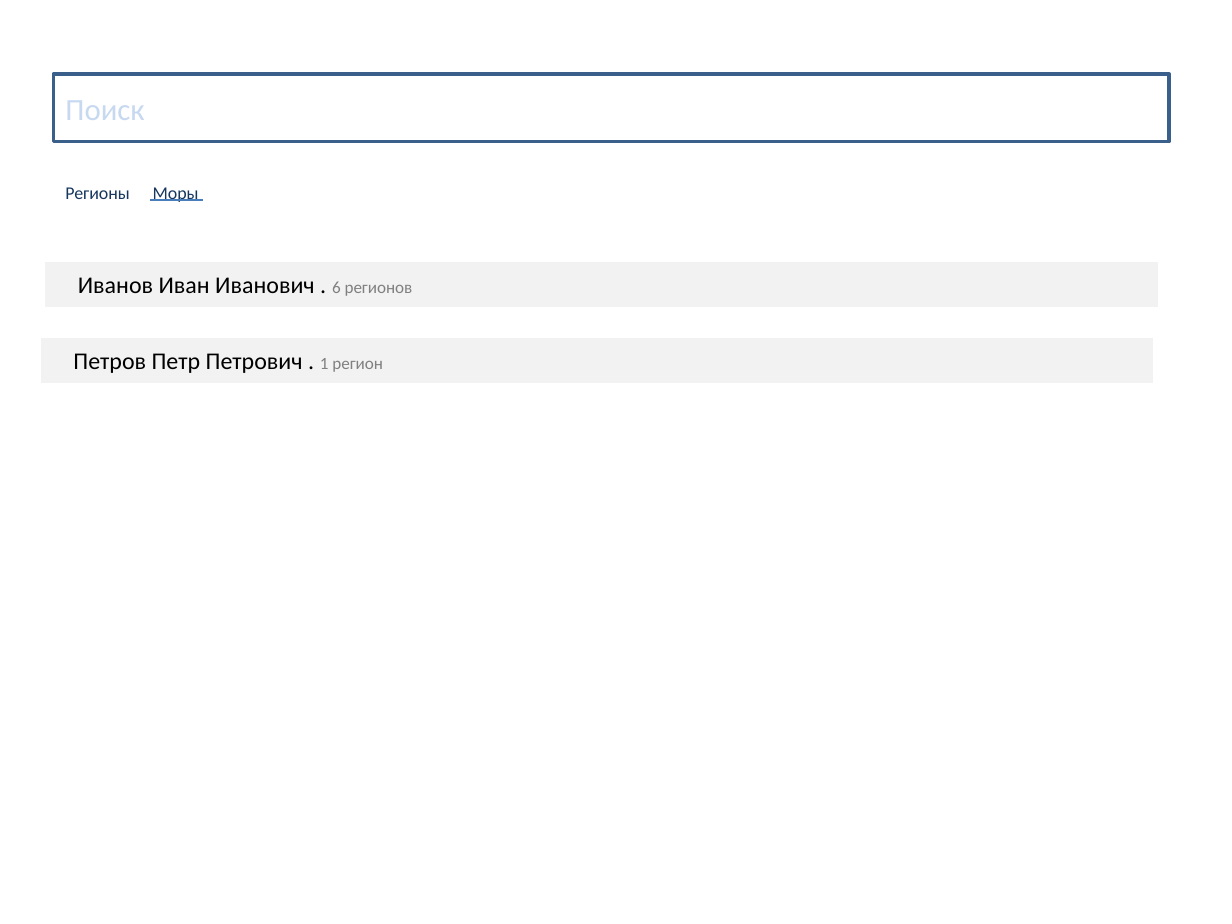
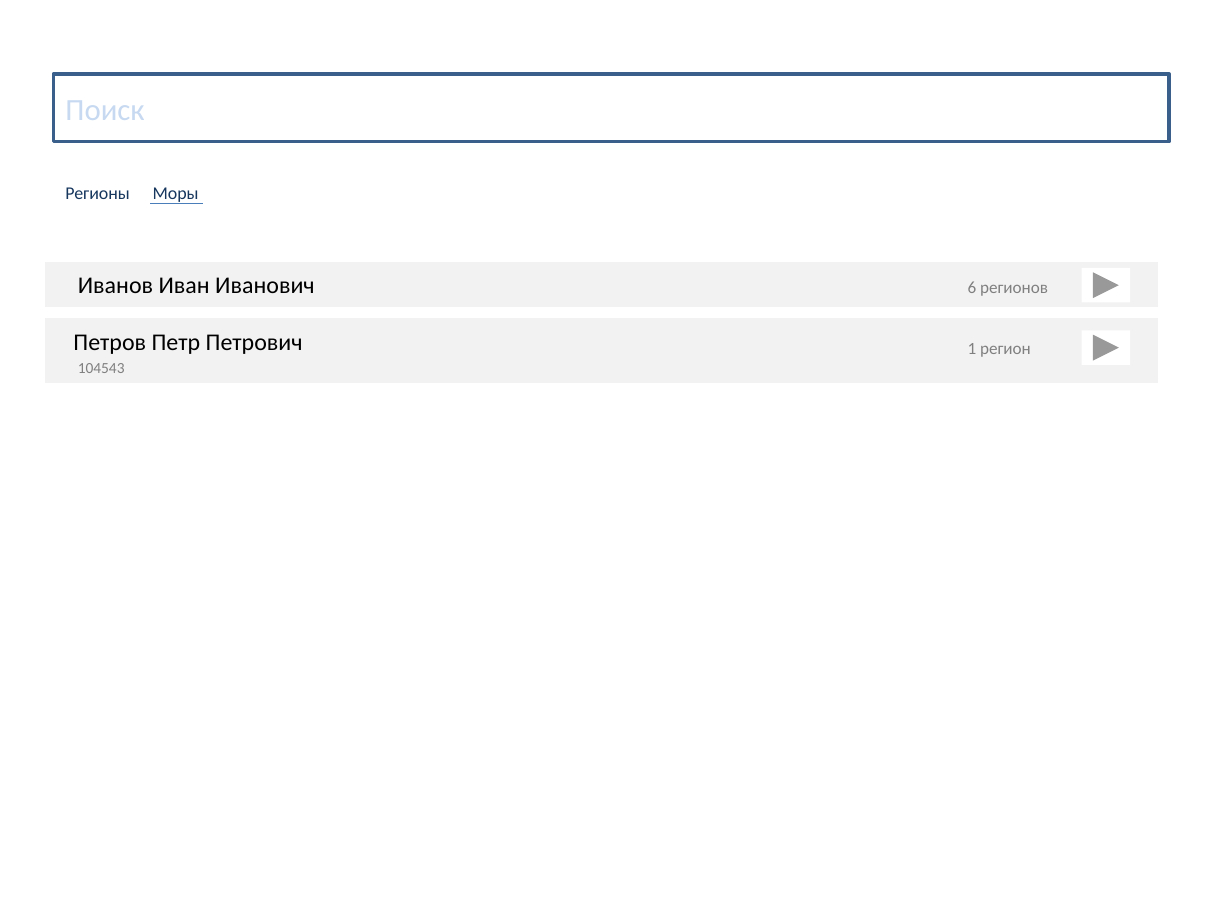
Before and after one commit to Explomat/x5__manage_mors, a slide deck: slide 2 of prototype.pptx. Drawn at 1232x924 pixels with LibreOffice and Linux fonts; fonts in the diff are those of the drawing. Boxes give left, top, right and bottom in pixels: in the first picture for what was removed or moved away, otherwise in the second. Text is boxed around its words. In the diff, an @@ line names an element or a change of style, - is before the commit and + after.

```diff
--- a/prototype.pptx
+++ b/prototype.pptx
@@ line moved from (150, 200) - (203, 200) to (150, 203) - (203, 203) @@
@@ action button forward next added at bbox=[1082, 269, 1130, 303], fill #FFFFFF @@
@@ text at bbox=[78, 277, 315, 293]: text changed @@
-Иванов Иван Иванович . 6 регионов
+Иванов Иван Иванович
@@ rectangle added at bbox=[956, 271, 1082, 304], fill #F2F2F2, 10 pt, text #808080 @@
+6 регионов
@@ rectangle: place and size @@
-rectangle at bbox=[39, 336, 1156, 384]
+rectangle at bbox=[43, 317, 1159, 384]
@@ text at bbox=[73, 334, 303, 354]: text changed @@
-Петров Петр Петрович . 1 регион
+Петров Петр Петрович
@@ text added at bbox=[968, 343, 1031, 357], 10 pt, text #808080 @@
+1 регион
@@ action button forward next added at bbox=[1082, 330, 1130, 365], fill #FFFFFF @@
@@ text added at bbox=[78, 363, 125, 373], 9 pt, text #808080 @@
+104543
```
Also in this commit, not shown: 1 other slide changed, 2 slides added, 48 other files.
